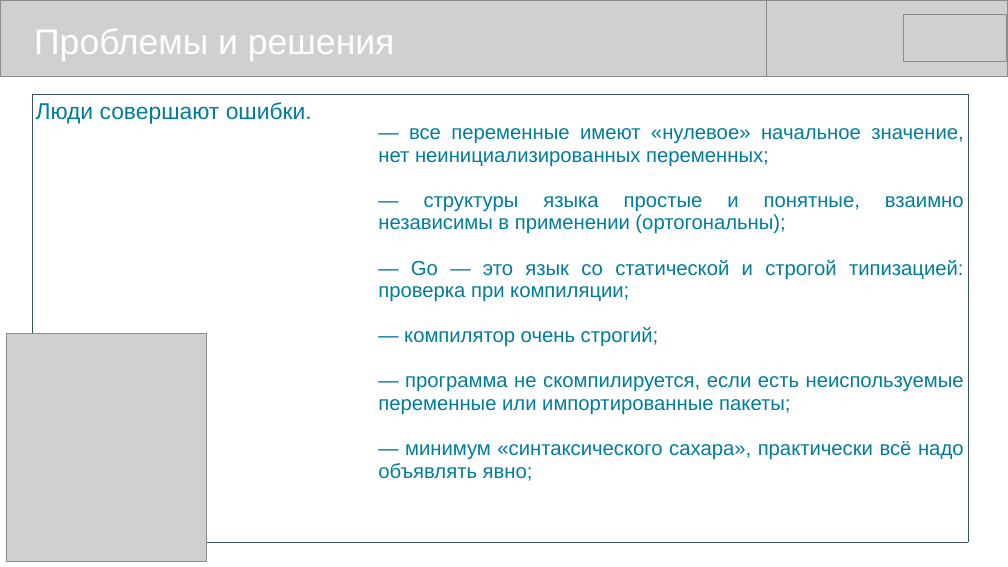
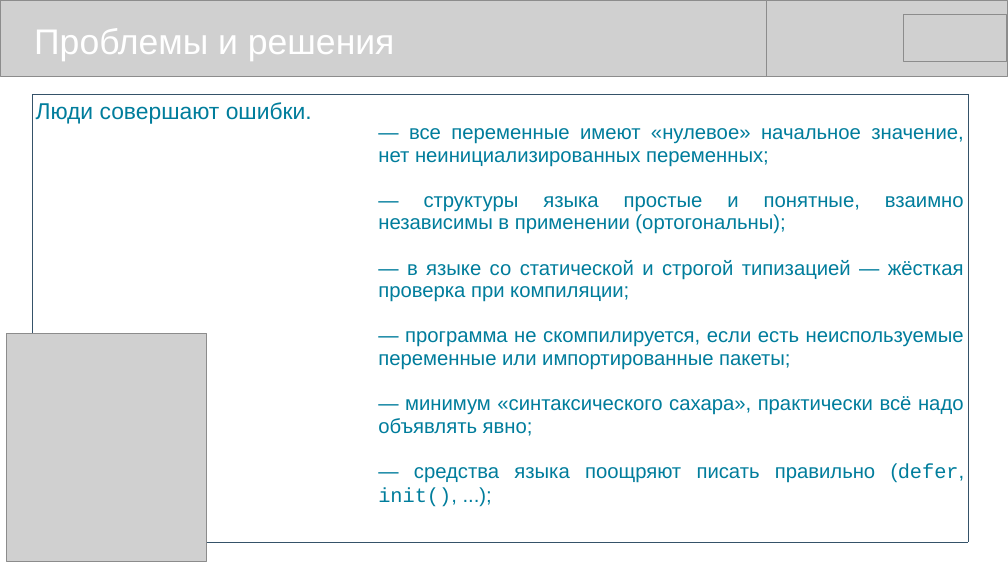
Before and after one commit to mike-shock/Go_language, a slide deck: slide 6 of view/Go_View.odp. Drawn at 1008x567 pixels with LibreOffice and Linux fonts; fonts in the diff are those of the drawing; grey boxes stand for pictures. Boxes give left, top, right and bottom in pixels: in the first picture for what was removed or moved away, otherwise in the second. Text is boxed around its words. In the diff, an @@ line names an element or a change of style, - is before the commit and + after.

```diff
--- a/view/Go_View.odp
+++ b/view/Go_View.odp
@@ table at <box>32,94,969,511</box> @@
-row 1, column 2: — все переменные имеют «нулевое» начальное значение, нет неинициализированных переменных; / — структуры языка простые и понятные, взаимно независимы в применении (ортогональны); / — Go — это язык со статической и строгой типизацией: проверка при компиляции; / — компилятор очень строгий; / — программа не скомпилируется, если есть неиспользуемые переменные или импортированные пакеты; / — минимум «синтаксического сахара», практически всё надо объявлять явно;
+row 1, column 2: — все переменные имеют «нулевое» начальное значение, нет неинициализированных переменных; / — структуры языка простые и понятные, взаимно независимы в применении (ортогональны); / — в языке со статической и строгой типизацией — жёсткая проверка при компиляции; / — программа не скомпилируется, если есть неиспользуемые переменные или импортированные пакеты; / — минимум «синтаксического сахара», практически всё надо объявлять явно; / — средства языка поощряют писать правильно (defer, init(), ...);
```
Also in this commit, not shown: 2 other slides changed, 4 other files.
